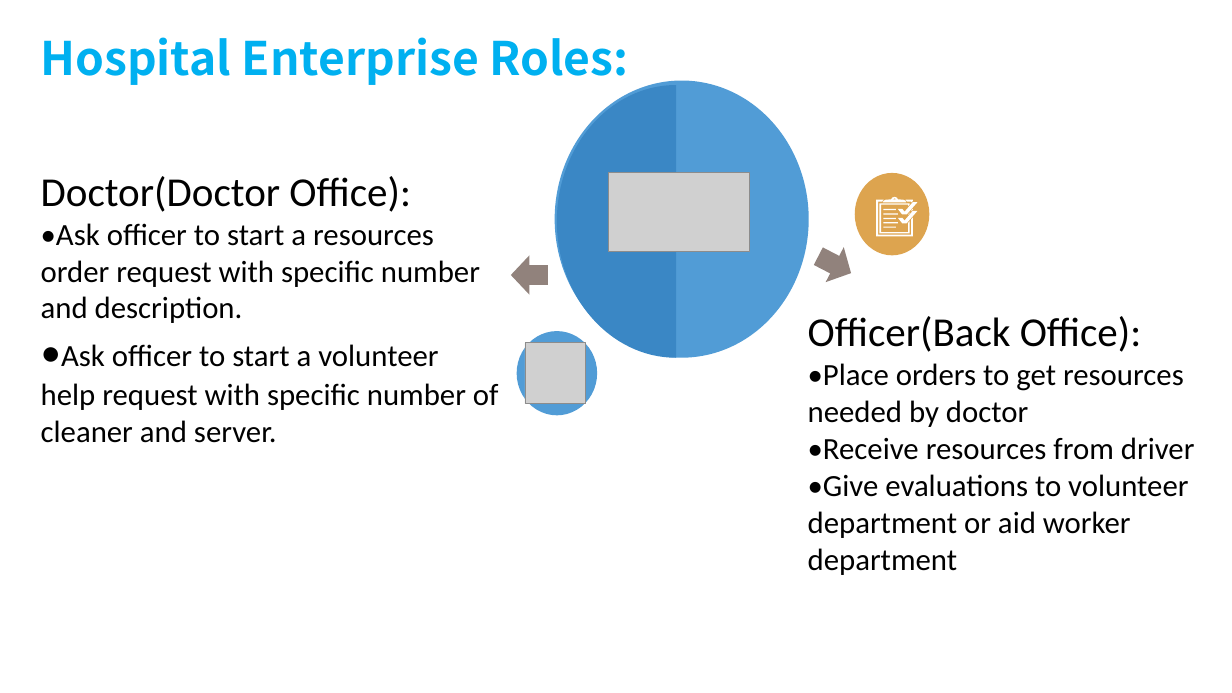
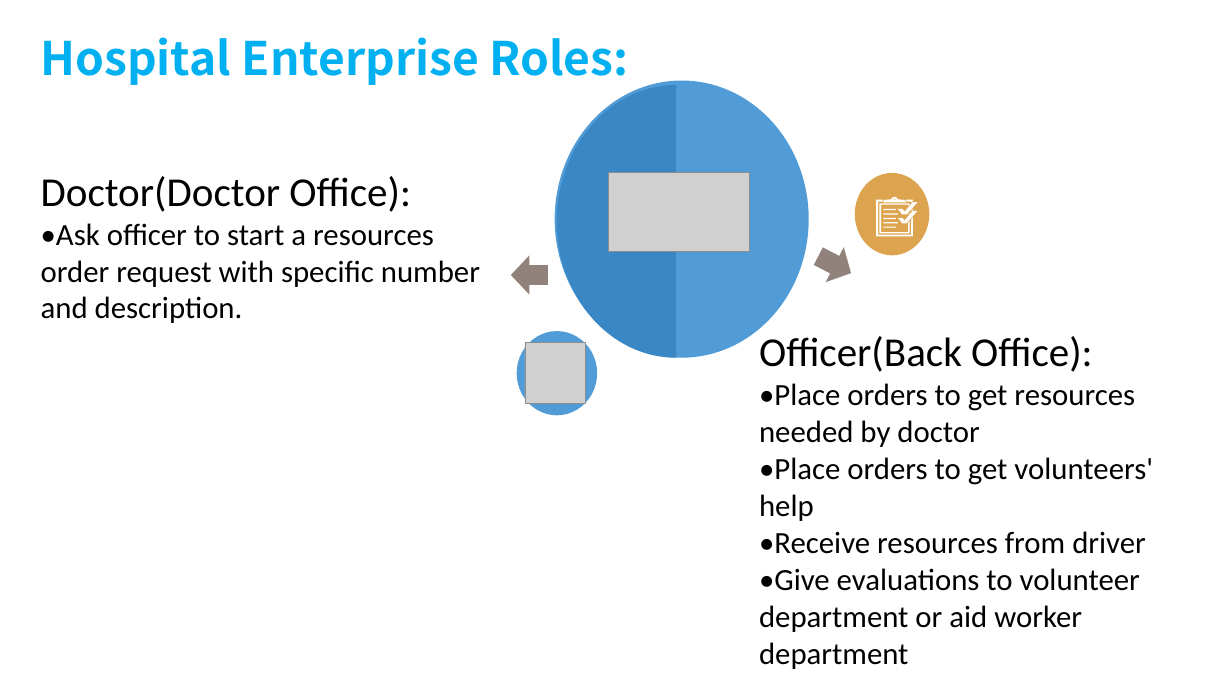
Before and after one commit to Andywu1/Group_Zeta, a slide deck: slide 12 of Zeta final project ppt2.0.ppt. Drawn at 1232x693 pixels with LibreOffice and Linux fonts; fonts in the diff are those of the drawing; grey boxes stand for pictures; background and template pictures are left out. Boxes give left, top, right and bottom in pixels: in the first picture for what was removed or moved away, otherwise in the second. Text is boxed around its words. In the diff, an @@ line names an element or a change of style, - is before the commit and + after.

Commit message:
ppt_3.0

```diff
--- a/Zeta final project ppt2.0.ppt
+++ b/Zeta final project ppt2.0.ppt
@@ text "Officer(Back Office):": place and size @@
-text "Officer(Back Office):" at [808, 316, 1195, 575]
+text "Officer(Back Office):" at [759, 336, 1153, 669]
@@ text at [41, 344, 499, 443]: paragraph removed @@
-•Ask officer to start a volunteer help request with specific number of cleaner and server.
@@ text at [759, 457, 1153, 521]: paragraph added @@
+•Place orders to get volunteers' help
```
Also in this commit, not shown: 2 other slides changed.
